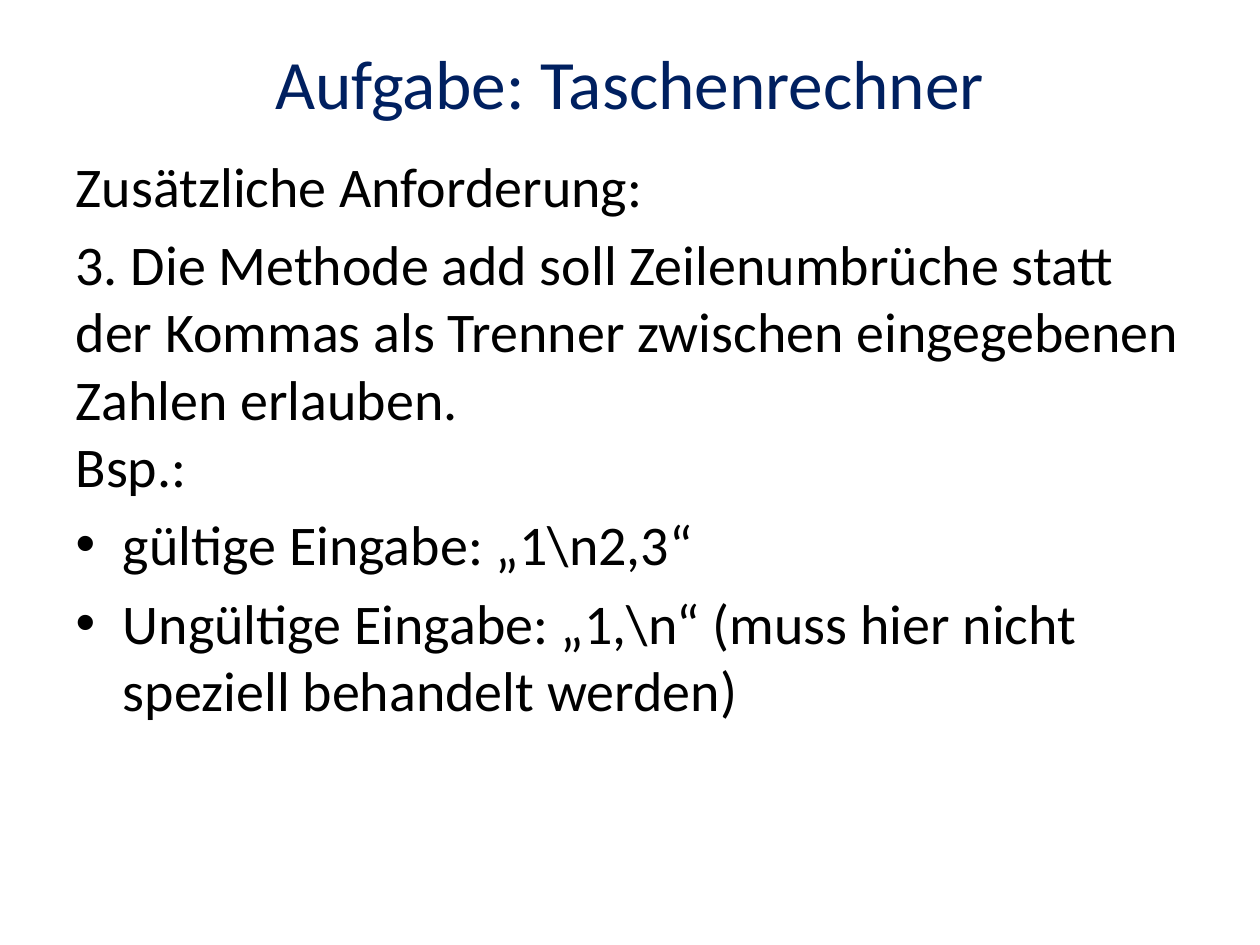
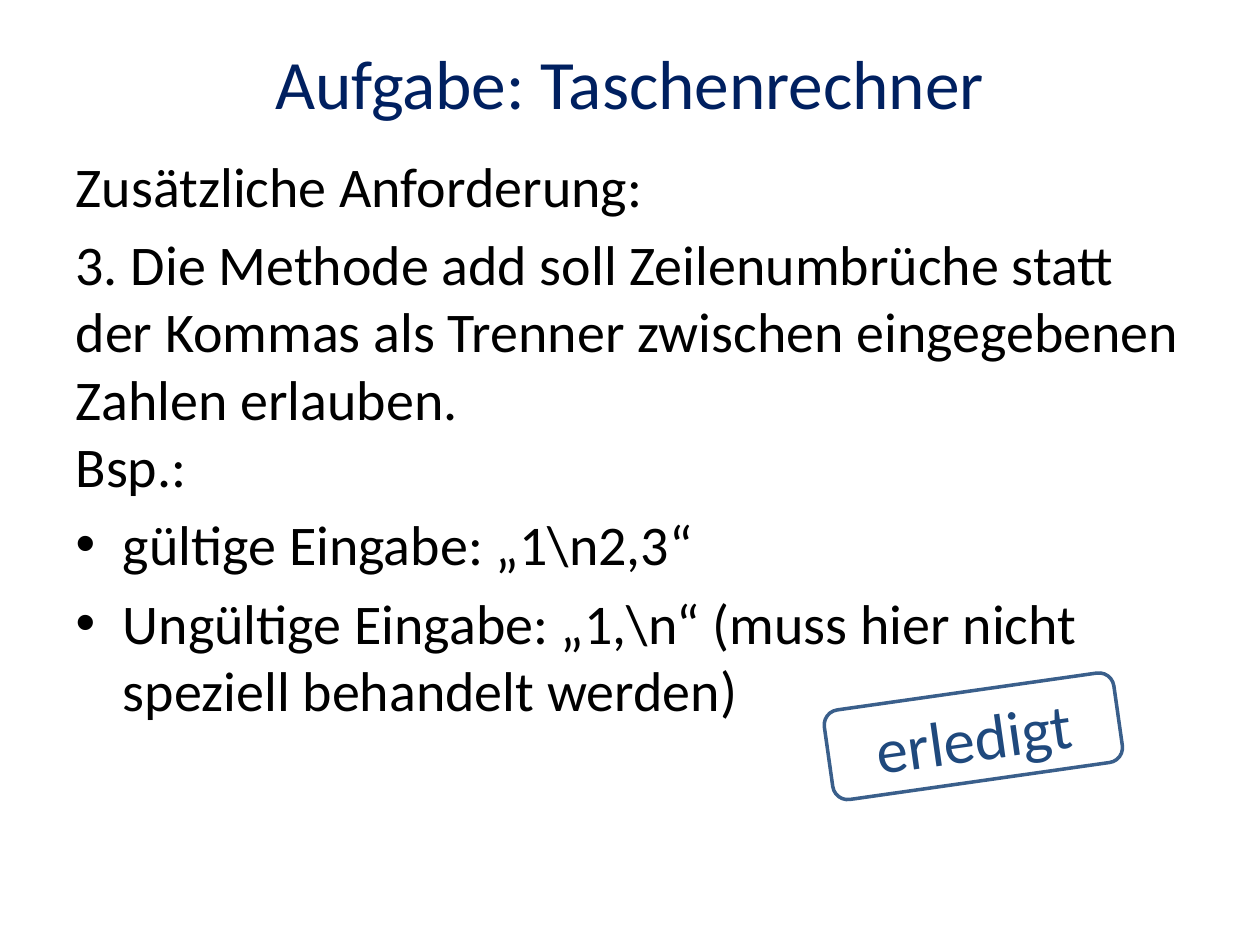
Before and after one commit to trav010/CodingDojoDPA, a slide deck: slide 8 of StringCalculator/doc/Coding-Dojo-2015-02-18.pptx (slide 7 before the commit). Drawn at 1260x945 pixels with LibreOffice and Linux fonts; fonts in the diff are those of the drawing. Boxes give left, top, right and bottom in pixels: in the first picture for what was removed or moved away, otherwise in the second. Text is boxed around its words. In the diff, an @@ line names an element or a change of style, - is before the commit and + after.

```diff
--- a/StringCalculator/doc/Coding-Dojo-2015-02-18.pptx
+++ b/StringCalculator/doc/Coding-Dojo-2015-02-18.pptx
@@ rounded rectangle added at box(822, 670, 1124, 801), fill #FFFFFF, outline #3A5F8C 2 pt, 36 pt, text #1F497D @@
+erledigt
```
Also in this commit, not shown: 6 other slides changed, 2 slides added.
